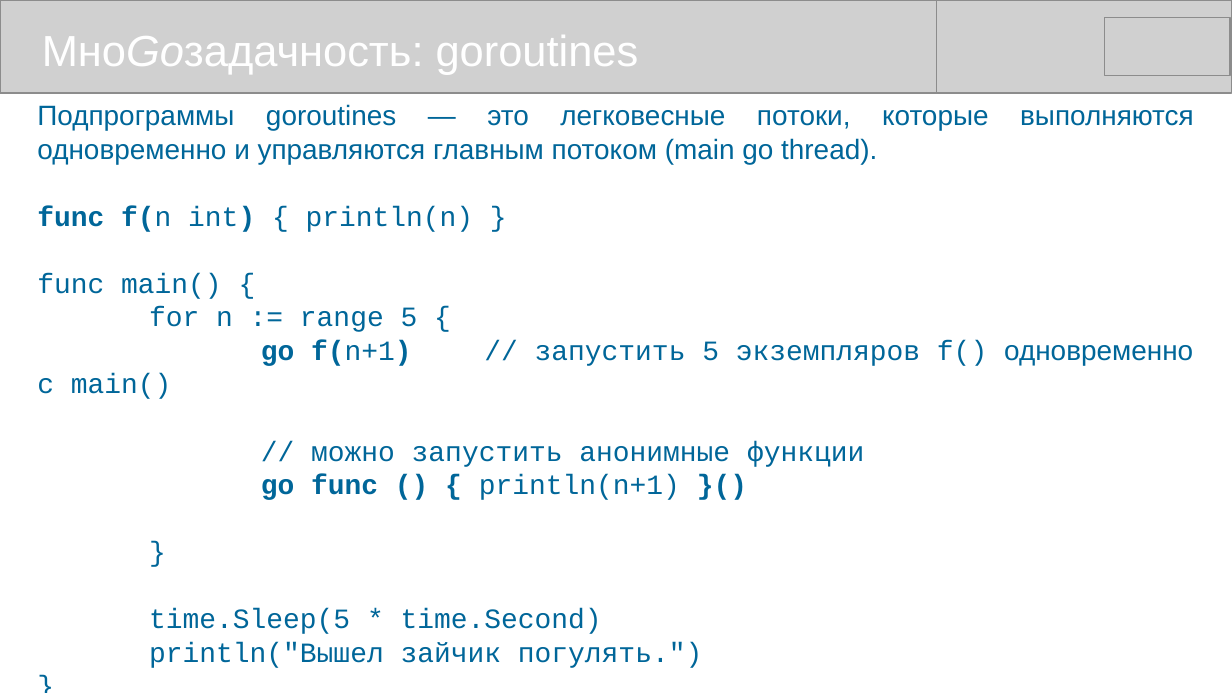
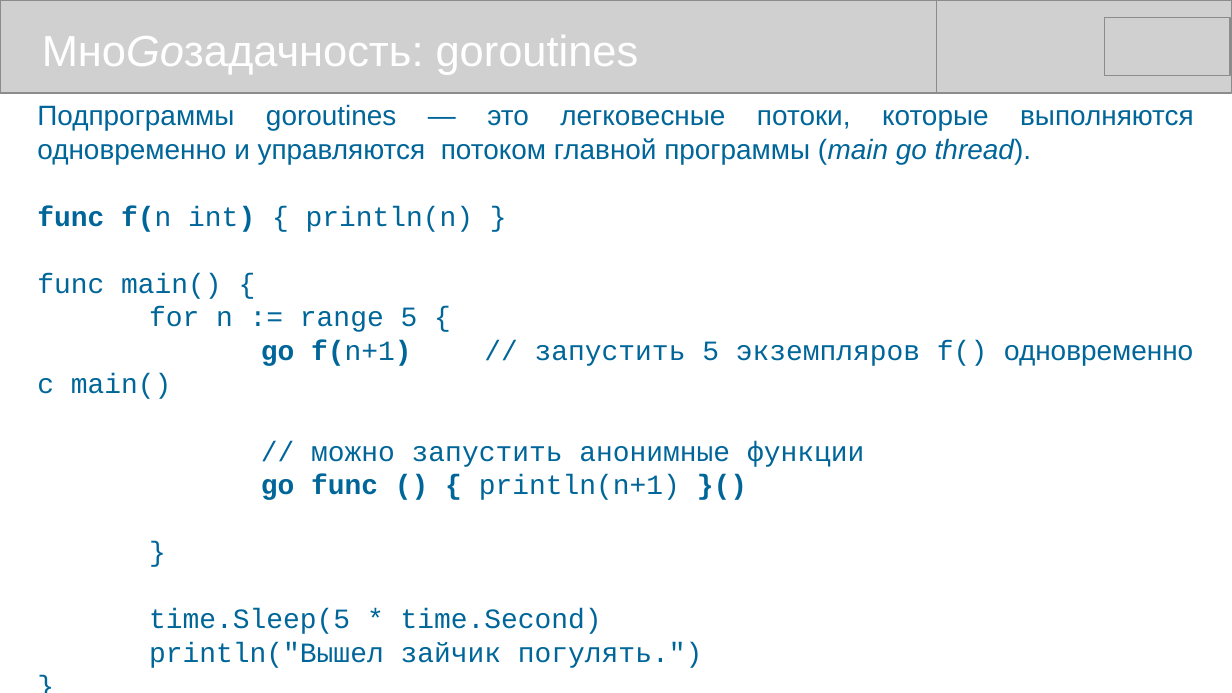
Before and after one commit to mike-shock/Go_language, a slide deck: slide 40 of Go_Preview.odp. Drawn at 1232x693 pixels with LibreOffice and Linux fonts; fonts in the diff are those of the drawing; grey boxes stand for pictures. Boxes give left, top, right and bottom in pixels: in the first picture for what was removed or moved away, otherwise in the second. Text is boxed around its words. In the diff, an @@ line names an element or a change of style, - is before the commit and + after.

```diff
--- a/Go_Preview.odp
+++ b/Go_Preview.odp
@@ text at bbox=[37, 104, 1194, 164]: text changed @@
-Подпрограммы goroutines — это легковесные потоки, которые выполняются одновременно и управляются главным потоком (main go thread).
+Подпрограммы goroutines — это легковесные потоки, которые выполняются одновременно и управляются потоком главной программы (main go thread).
```
Also in this commit, not shown: 17 other slides changed, 7 other files.
